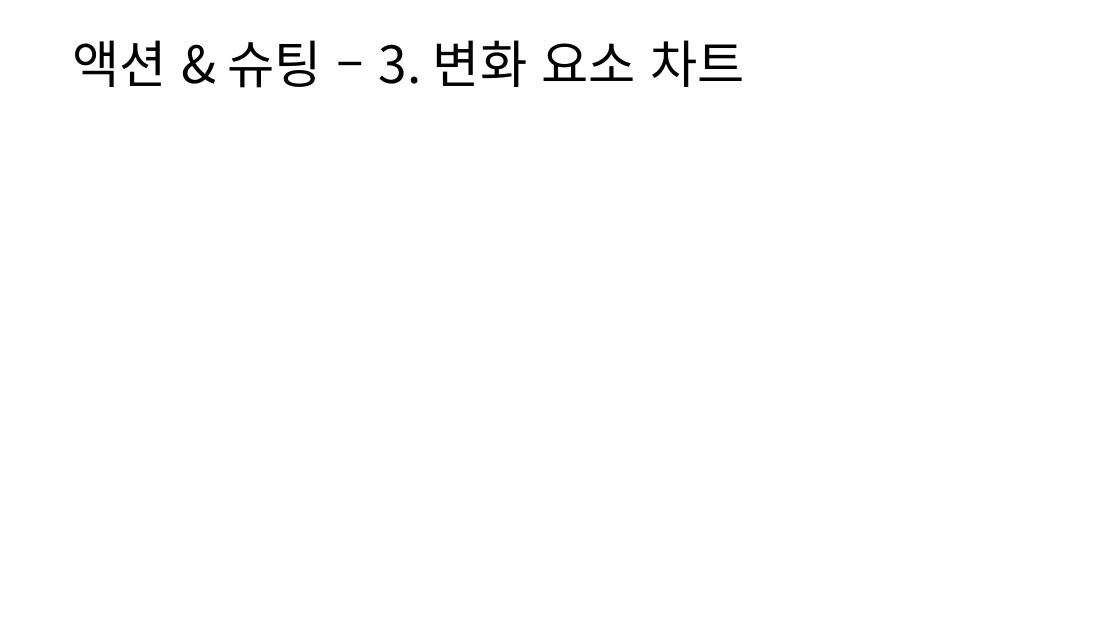
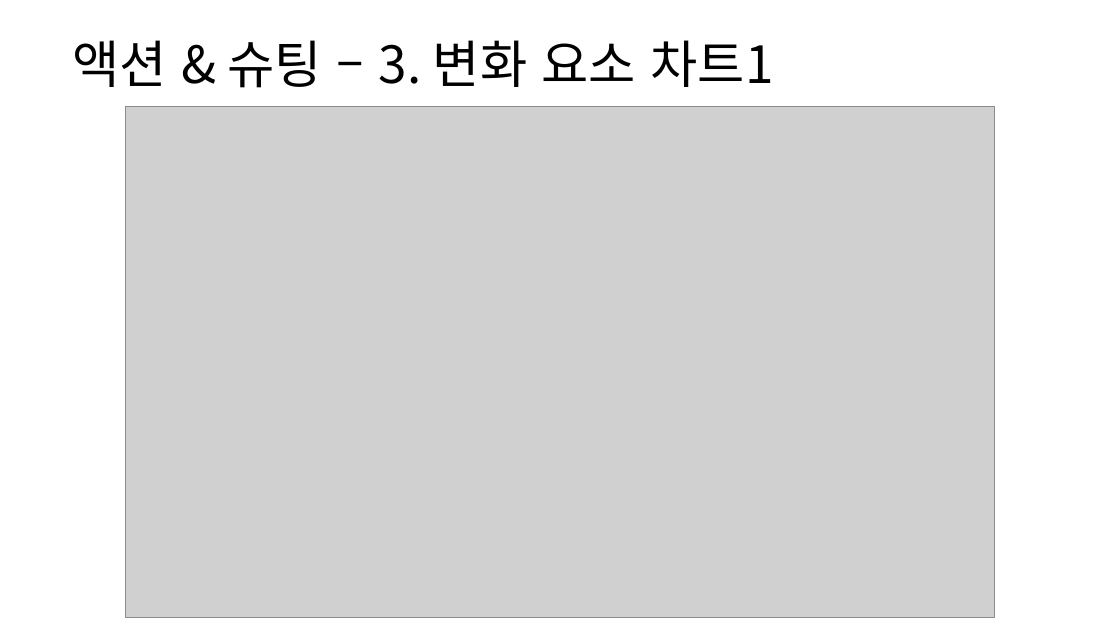
Before and after one commit to yjk0401/unityenginebasic_9th, a slide deck: slide 50 of 기획/방랑엽사전/스킬 시스템 기획서.pptx. Drawn at 1120x630 pixels with LibreOffice and Linux fonts; fonts in the diff are those of the drawing; grey boxes stand for pictures. Boxes give left, top, right and bottom in pixels: in the first picture for what was removed or moved away, otherwise in the second. Text is boxed around its words. In the diff, an @@ line names an element or a change of style, - is before the commit and + after.

```diff
--- a/기획/방랑엽사전/스킬 시스템 기획서.pptx
+++ b/기획/방랑엽사전/스킬 시스템 기획서.pptx
@@ text at bbox=[72, 40, 773, 88]: text changed @@
-액션 & 슈팅 – 3. 변화 요소 차트
+액션 & 슈팅 – 3. 변화 요소 차트1
@@ picture added at bbox=[126, 107, 995, 618] @@
```
Also in this commit, not shown: 2 other slides changed, 3 slides added, 6 other files.
